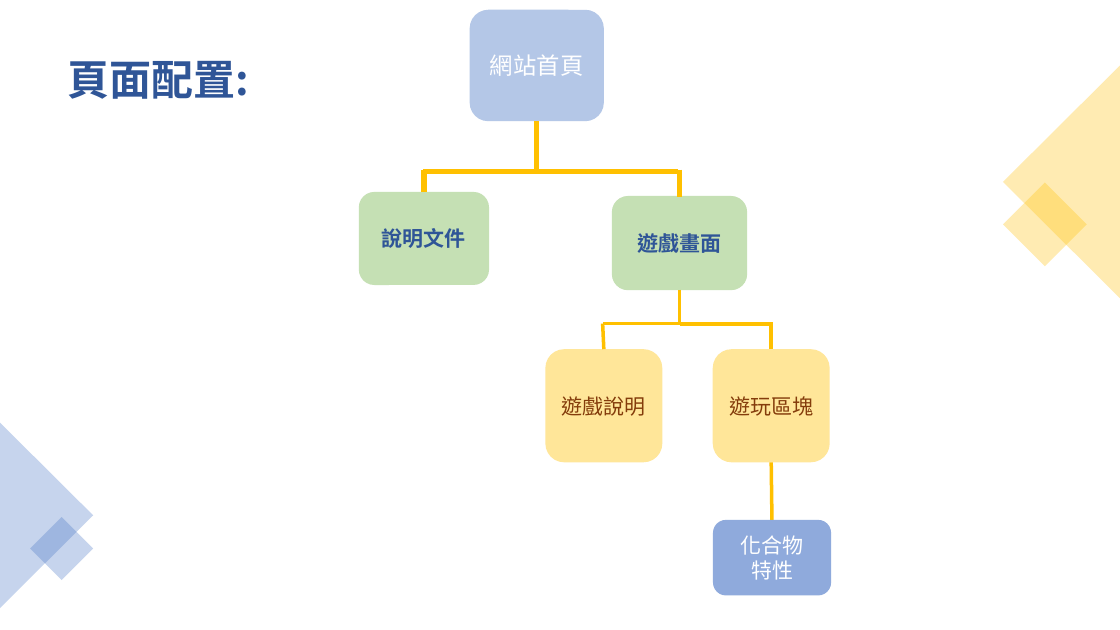
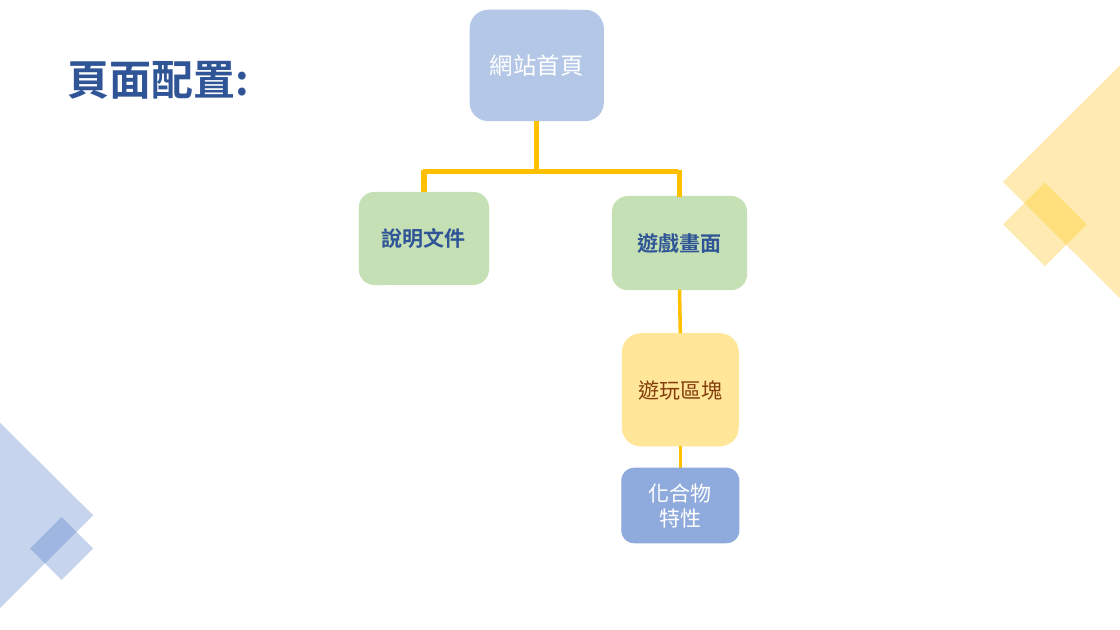
Before and after one commit to Michelle-Wu03/final_, a slide deck: slide 3 of 專案/00857008-00857025期末專案.pptx. Drawn at 1120x630 pixels with LibreOffice and Linux fonts; fonts in the diff are those of the drawing. Boxes give left, top, right and bottom in pixels: in the first picture for what was removed or moved away, otherwise in the second. Text is boxed around its words. In the diff, an @@ line names an element or a change of style, - is before the commit and + after.

```diff
--- a/專案/00857008-00857025期末專案.pptx
+++ b/專案/00857008-00857025期末專案.pptx
@@ elbow line removed from (680, 290) to (602, 323) @@
@@ line moved from (602, 323) - (604, 350) to (680, 290) - (681, 334) @@
@@ elbow line removed from (681, 324) to (771, 350) @@
@@ rounded rectangle removed at box(545, 350, 662, 463) @@
-遊戲說明
@@ rounded rectangle "遊玩區塊": place and size @@
-rounded rectangle "遊玩區塊" at box(712, 350, 829, 463)
+rounded rectangle "遊玩區塊" at box(622, 334, 739, 447)
@@ line moved from (771, 462) - (772, 526) to (681, 446) - (681, 468) @@
@@ rounded rectangle "化合物": place and size @@
-rounded rectangle "化合物" at box(713, 521, 830, 596)
+rounded rectangle "化合物" at box(622, 468, 739, 543)
```
Also in this commit, not shown: 1 other slide changed, 2 slides added, 11 other files.
